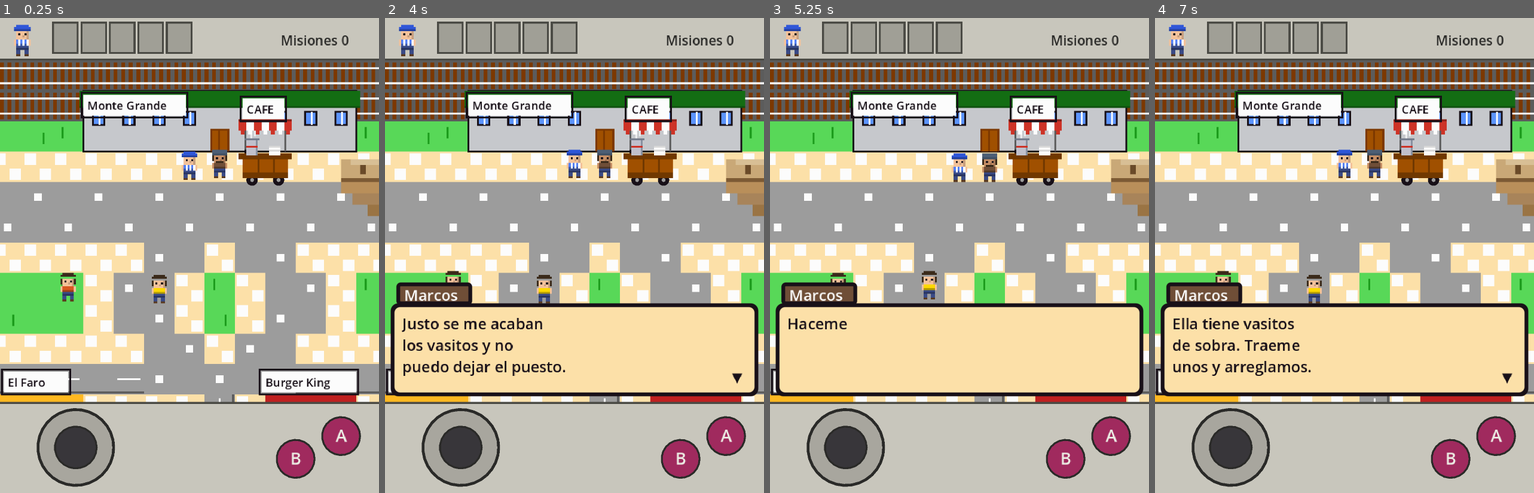
Above: before the commit, frames 1-4 (left to right).
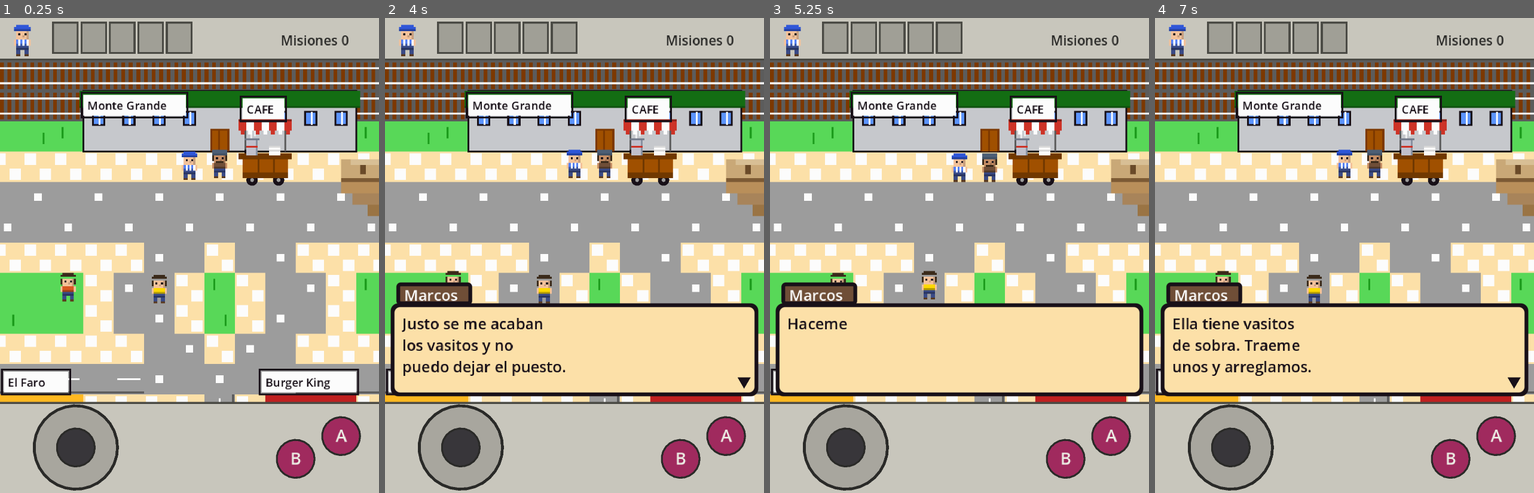
Above: after the commit, the same moments.

Repository: katastudio/TinyMont
Game: Godot game, scene res://scenes/main.tscn
Two runs of this game, one before a commit and one after it. Both use one fixed random seed, a clock stepped at 60 frames per second and the inputs below.
Inputs (mouse positions are in pixels of both pictures, inside the frame that each line leads up to):
- Up to frame 1 (0.25 s): no input
- Up to frame 2 (4 s): tap Enter at 0.5 s; move the mouse to (657, 231) at 0.52 s; hold Right (move_right) 0.53-1.25 s; hold Z (interact) 0.53-1.25 s; click (657, 231) at 0.67 s; tap Space at 0.77, 3.5, 3.77 s; drag from (498, 279) to (555, 350) at 1.27 s; move the mouse to (612, 151) at 2.02 s; hold Right (move_right) 2.03-2.75 s; hold Z (interact) 2.03-2.75 s; drag from (555, 350) to (460, 184) at 2.77 s; move the mouse to (688, 326) at 3.52 s; hold Left (move_left) from 3.53 s (still down); hold Z (interact) from 3.53 s (still down)
- Up to frame 3 (5.25 s): release Left (move_left) at 4.25 s; release Z (interact) at 4.25 s; drag from (845, 184) to (902, 136) at 4.27 s; move the mouse to (978, 255) at 5.02 s; hold Down (move_down) from 5.03 s (still down); hold Z (interact) from 5.03 s (still down); click (978, 255) at 5.17 s
- Up to frame 4 (7 s): release Down (move_down) at 5.75 s; release Z (interact) at 5.75 s; drag from (1287, 136) to (1268, 279) at 5.77 s; tap Enter at 6.5 s; move the mouse to (1427, 231) at 6.52 s; hold Up (move_up) from 6.53 s (still down); hold Z (interact) from 6.53 s (still down); tap Space at 6.77 s

The runs differ from the first frame. In frame 1, 1.1% of the frame differs, in the area x 8-32%, y 81-100%; in frame 2, 1.2%, in the area x 8-97%, y 74-100%; in frame 3, 1.1%; in frame 4, 1.2%.

Commit message:
fix: rango de la palanca + flecha de dialogo procedural
- La perilla de la palanca ya no se sale del aro (clamp a JOY-KNOB)
- La flecha "continuar" se dibuja por codigo (no depende de la fuente: en
  web el glyph no existia y se veia como un cuadrado / "tofu")

Diff:
--- /dev/null
+++ b/scripts/ui/arrow_indicator.gd
@@ -0,0 +1,12 @@
+extends Control
+## Flechita "continuar diálogo" (▼) dibujada por código (procedural).
+## Antes era un Label con el carácter "▼": en web la fuente no tiene ese glyph
+## y se veía como un cuadrado con basura ("tofu"). El triángulo se ve igual en todos lados.
+
+var color: Color = Color("181018")
+
+
+func _draw() -> void:
+	draw_colored_polygon(PackedVector2Array([
+		Vector2(0, 0), Vector2(size.x, 0), Vector2(size.x / 2.0, size.y),
+	]), color)
--- a/scripts/ui/dialog_box.gd
+++ b/scripts/ui/dialog_box.gd
@@ -21,7 +21,7 @@
 var name_plate: Panel
 var name_label: Label
 var text_label: Label
-var indicator: Label
+var indicator: Control
 
 
 func _ready():
@@ -82,15 +82,15 @@
 	inner.add_child(text_label)
 
 	# Indicador de avance (parpadea), anclado abajo a la derecha del interior
-	indicator = Label.new()
+	# Flechita ▼ dibujada por código (no depende de la fuente; en web el glyph
+	# "▼" no existía y se veía como un cuadrado con basura).
+	indicator = Control.new()
+	indicator.set_script(preload("res://scripts/ui/arrow_indicator.gd"))
 	indicator.set_anchors_preset(Control.PRESET_BOTTOM_RIGHT)
-	indicator.offset_left = -12.0
-	indicator.offset_top = -13.0
-	indicator.offset_right = -1.0
-	indicator.offset_bottom = -1.0
-	indicator.text = "▼"
-	indicator.add_theme_color_override("font_color", Pal.BLACK)
-	indicator.add_theme_font_size_override("font_size", 7)
+	indicator.offset_left = -9.0
+	indicator.offset_top = -8.0
+	indicator.offset_right = -2.0
+	indicator.offset_bottom = -2.0
 	indicator.visible = false
 	inner.add_child(indicator)
 
--- a/scripts/ui/touch_controls.gd
+++ b/scripts/ui/touch_controls.gd
@@ -7,9 +7,10 @@
 
 const BOTTOM_BAR := 48.0
 const JOY_CX := 40.0        # centro X de la palanca (izquierda de la franja)
-const JOY_RADIUS := 20.0    # radio de la base
-const KNOB_RADIUS := 11.0   # radio de la perilla
-const DEADZONE := 0.34      # fracción del radio antes de registrar dirección
+const JOY_RADIUS := 22.0    # radio de la base
+const KNOB_RADIUS := 10.0   # radio de la perilla
+const MAX_OFFSET := 12.0    # JOY_RADIUS - KNOB_RADIUS: la perilla NO se sale del aro
+const DEADZONE := 0.34      # fracción del recorrido antes de registrar dirección
 
 var _joy_index := -999      # dedo/puntero que controla la palanca (-999 = ninguno)
 var _joy_offset := Vector2.ZERO   # desplazamiento de la perilla (para dibujar)
@@ -118,12 +119,12 @@
 # --- Palanca: actualizar posición de la perilla y la dirección ---
 func _joy_update(pos: Vector2) -> void:
 	var delta := pos - _joy_center()
-	if delta.length() > JOY_RADIUS:
-		delta = delta.normalized() * JOY_RADIUS
+	if delta.length() > MAX_OFFSET:
+		delta = delta.normalized() * MAX_OFFSET
 	_joy_offset = delta
 
 	var new_dir := ""
-	if delta.length() >= JOY_RADIUS * DEADZONE:
+	if delta.length() >= MAX_OFFSET * DEADZONE:
 		if absf(delta.x) > absf(delta.y):
 			new_dir = "move_right" if delta.x > 0 else "move_left"
 		else:
Not shown, added: scripts/ui/arrow_indicator.gd.uid
